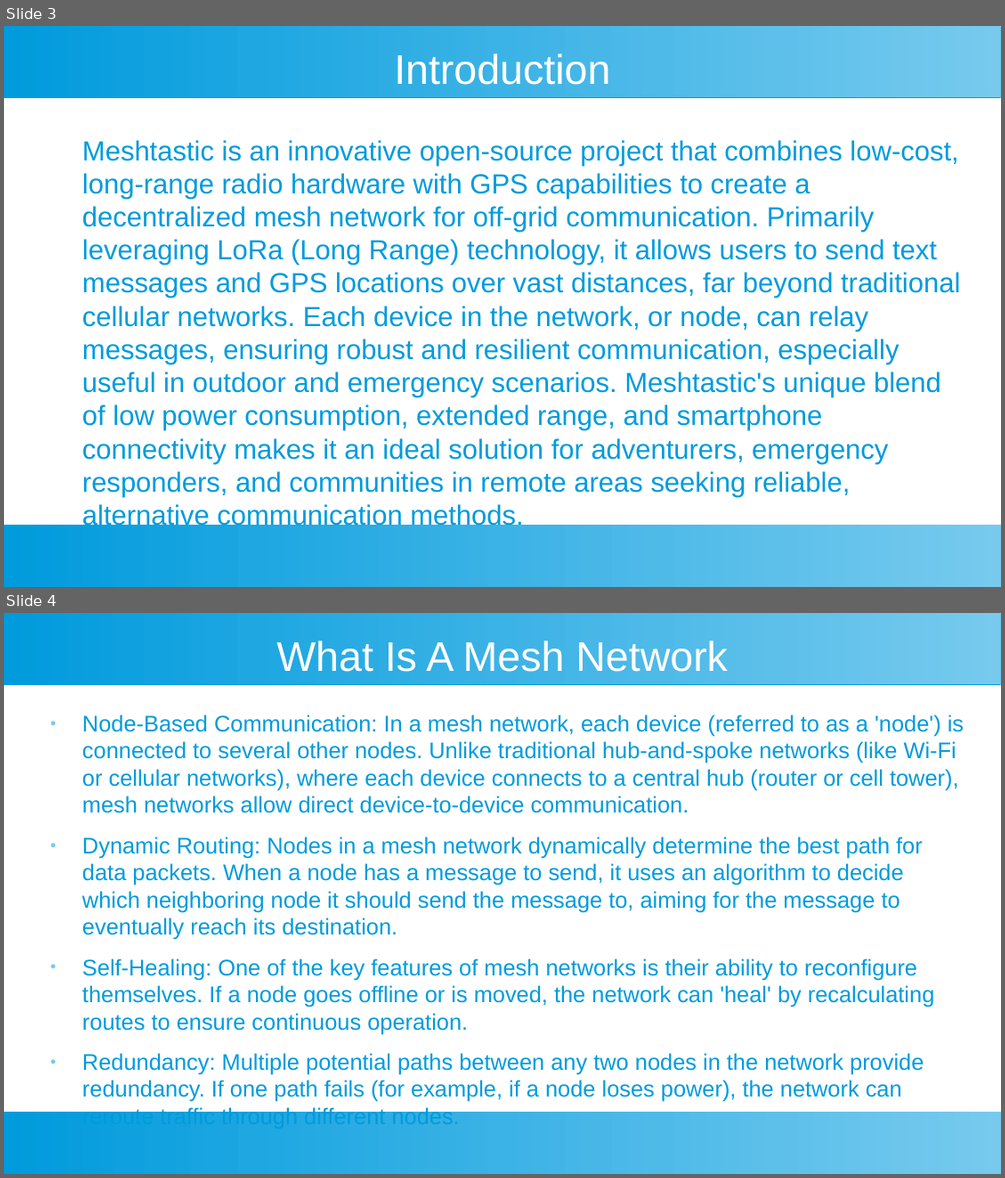
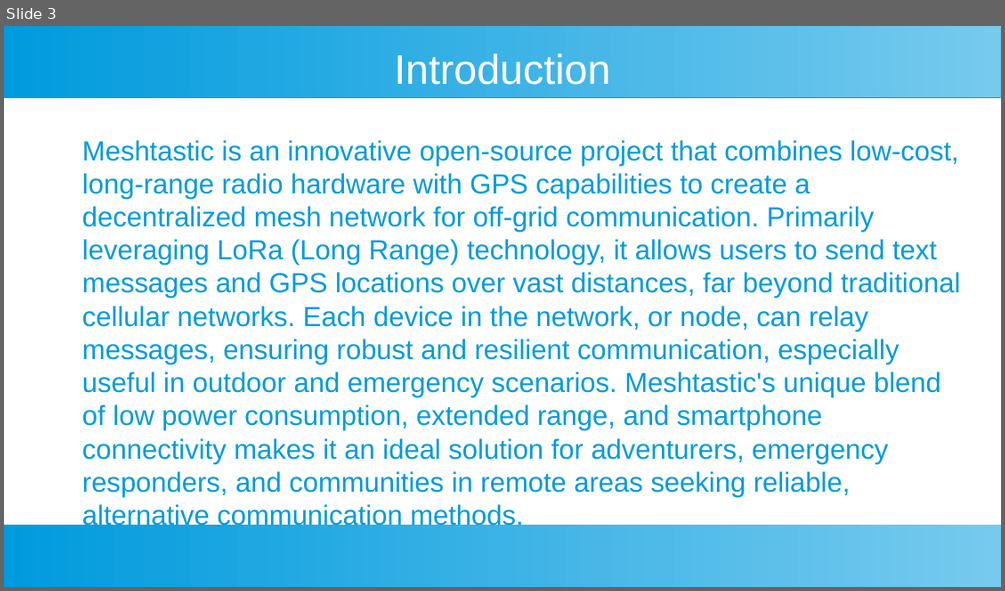
Before and after one commit to slapplebags/meshtastic-presentation, a slide deck: meshtestic presentation.odp. Shown one above the other, each under a label of ours: slides 3 and 4 before the commit, slide 3 after it. The pictures are 1005x1178 and 1005x591 pixels, drawn with LibreOffice and Linux fonts; fonts in the diff are those of the drawing. Boxes give left, top, right and bottom in pixels: in the first picture for what was removed or moved away, otherwise in the second. Text is boxed around its words. In the diff, an @@ line names an element or a change of style, - is before the commit and + after.

```diff
--- a/meshtestic presentation.odp
+++ b/meshtestic presentation.odp
@@ slide 4 removed at box(4, 613, 1001, 1174), background #FFFFFF; not listed: 2 template elements that a slide beside it also shows @@
@@ title removed at box(276, 641, 728, 672) @@
-What Is A Mesh Network
@@ text removed at box(82, 714, 963, 1124) @@
-● Node-Based Communication: In a mesh network, each device (referred to as a 'node') is connected to several other nodes. Unlike traditional hub-and-spoke networks (like Wi-Fi or cellular networks), where each device connects to a central hub (router or cell tower), mesh networks allow direct device-to-device communication.
-● Dynamic Routing: Nodes in a mesh network dynamically determine the best path for data packets. When a node has a message to send, it uses an algorithm to decide which neighboring node it should send the message to, aiming for the message to eventually reach its destination.
-● Self-Healing: One of the key features of mesh networks is their ability to reconfigure themselves. If a node goes offline or is moved, the network can 'heal' by recalculating routes to ensure continuous operation.
-● Redundancy: Multiple potential paths between any two nodes in the network provide redundancy. If one path fails (for example, if a node loses power), the network can reroute traffic through different nodes.
```
Also in this commit, not shown: 5 slides changed, 5 slides added.
